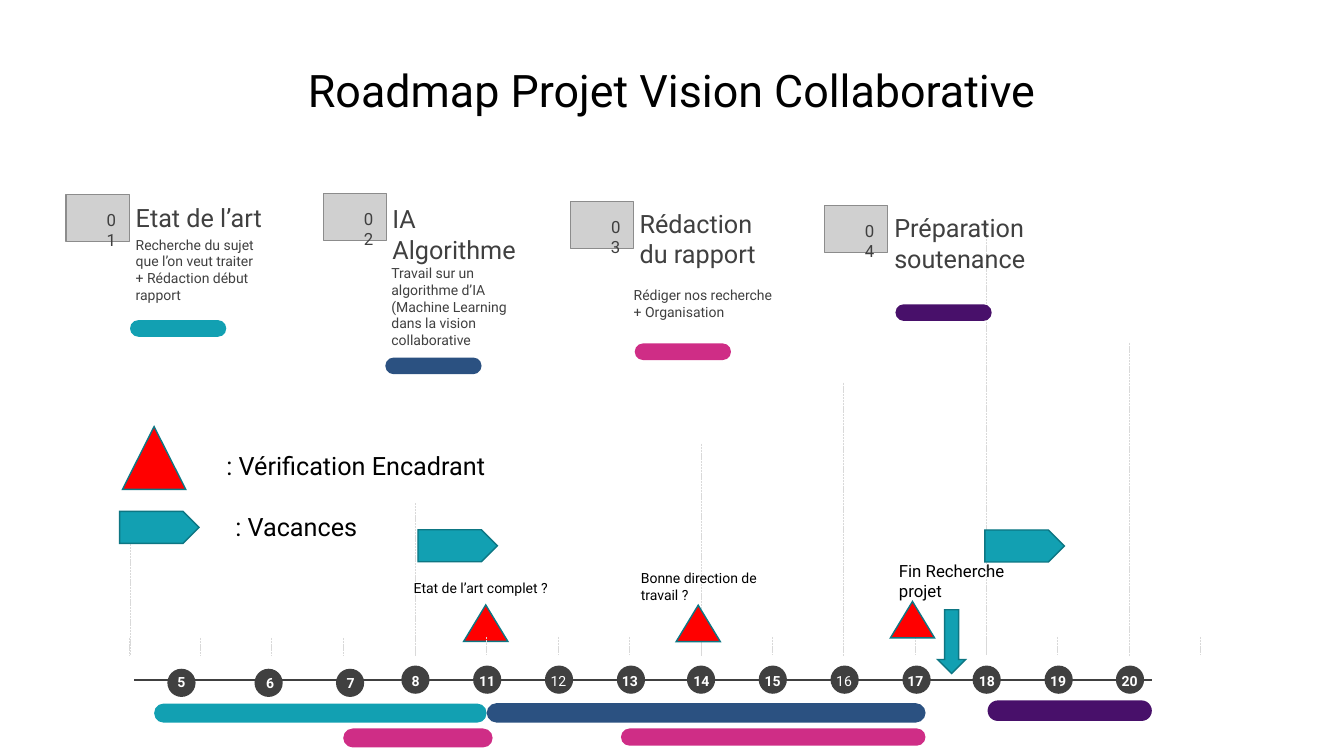
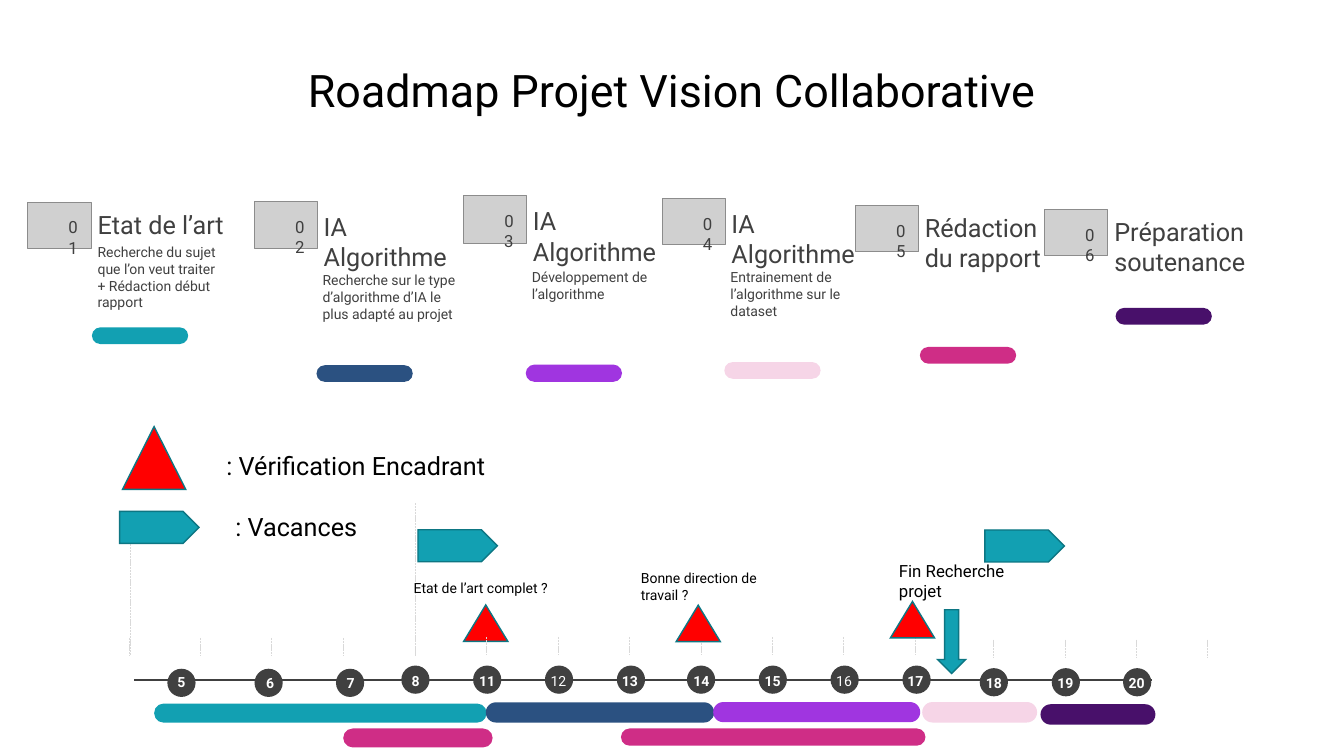
Before and after one commit to alvaledoussal/Vision-collaborative, a slide deck: slide 1 of Roadmap Projet Vision Collaborative.pptx. Drawn at 1344x756 pixels with LibreOffice and Linux fonts; fonts in the diff are those of the drawing; grey boxes stand for pictures. Boxes give left, top, right and bottom in pixels: in the first picture for what was removed or moved away, otherwise in the second. Text is boxed around its words. In the diff, an @@ line names an element or a change of style, - is before the commit and + after.

```diff
--- a/Roadmap Projet Vision Collaborative.pptx
+++ b/Roadmap Projet Vision Collaborative.pptx
@@ group added at [464,196,656,382]: 2 texts, 1 rounded rectangle, 1 picture @@
+IA Algorithme
+Développement de l’algorithme
@@ text "03": place and size @@
-text "03" at [597,212,635,242]
+text "03" at [490,206,528,236]
@@ group added at [662,199,854,379]: 2 texts, 1 rounded rectangle, 1 picture @@
+IA Algorithme
+Entrainement de l’algorithme sur le dataset
@@ text "04": place and size @@
-text "04" at [851,216,889,246]
+text "04" at [689,209,727,239]
@@ text "01": place and size @@
-text "01" at [93,205,131,235]
+text "01" at [54,213,93,243]
@@ text "Etat de l’art": place and size @@
-text "Etat de l’art" at [136,208,262,228]
+text "Etat de l’art" at [98,215,224,235]
@@ 2 texts, 1 picture: place and size @@
-2 texts, 1 picture at [324,194,515,265]
+2 texts, 1 picture at [254,202,447,272]
@@ text added at [882,216,921,246], 12 pt, text #404040 @@
+05
@@ line removed from (987, 222) to (987, 655) @@
@@ text added at [1071,220,1109,250], 12 pt, text #404040 @@
+06
@@ text at [323,274,455,322]: text changed @@
-Travail sur un algorithme d’IA (Machine Learning dans la vision collaborative
+Recherche sur le type d’algorithme d’IA le plus adapté au projet
@@ text removed at [634,289,772,320] @@
-Rédiger nos recherche + Organisation
@@ 1 picture, 1 text, 1 rounded rectangle: place and size @@
-1 picture, 1 text, 1 rounded rectangle at [66,195,254,338]
+1 picture, 1 text, 1 rounded rectangle at [28,202,215,345]
@@ 1 picture, 1 text, 1 rounded rectangle: place and size @@
-1 picture, 1 text, 1 rounded rectangle at [825,206,1025,322]
+1 picture, 1 text, 1 rounded rectangle at [1045,210,1245,326]
@@ 1 picture, 1 text, 1 rounded rectangle: place and size @@
-1 picture, 1 text, 1 rounded rectangle at [571,202,756,361]
+1 picture, 1 text, 1 rounded rectangle at [856,206,1041,364]
@@ line removed from (1129, 343) to (1129, 655) @@
@@ rounded rectangle: place and size @@
-rounded rectangle at [385,358,481,375]
+rounded rectangle at [317,365,412,382]
@@ line removed from (844, 383) to (844, 655) @@
@@ line removed from (701, 445) to (701, 655) @@
@@ 4 lines: place and size @@
-4 lines at [987,637,1201,655]
+4 lines at [994,639,1208,658]
@@ 3 texts, 3 ellipses: place and size @@
-3 texts, 3 ellipses at [973,665,1144,694]
+3 texts, 3 ellipses at [980,668,1151,697]
@@ rounded rectangle: place and size @@
-rounded rectangle at [487,704,926,723]
+rounded rectangle at [486,703,715,723]
@@ rounded rectangle added at [714,703,921,723], fill #A035E0 @@
@@ rounded rectangle: place and size @@
-rounded rectangle at [988,701,1152,721]
+rounded rectangle at [923,703,1037,723]
@@ rounded rectangle at [923,703,1037,723]: fill #48106A to #F6D5E7 @@
@@ rounded rectangle added at [1041,705,1155,725], fill #48106A @@
```
